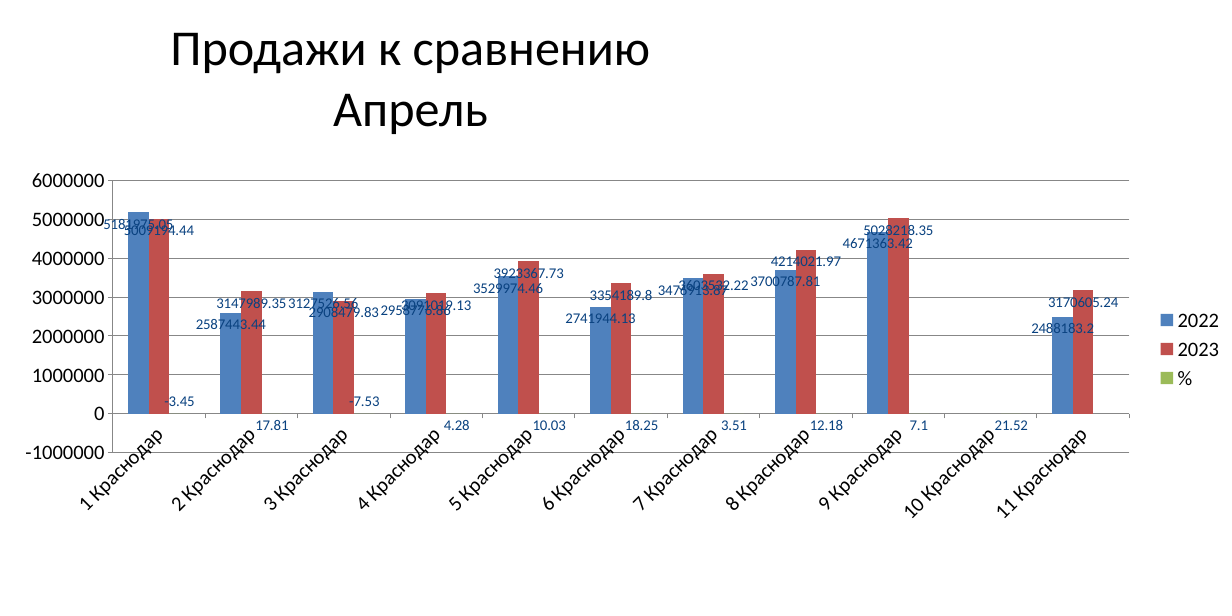
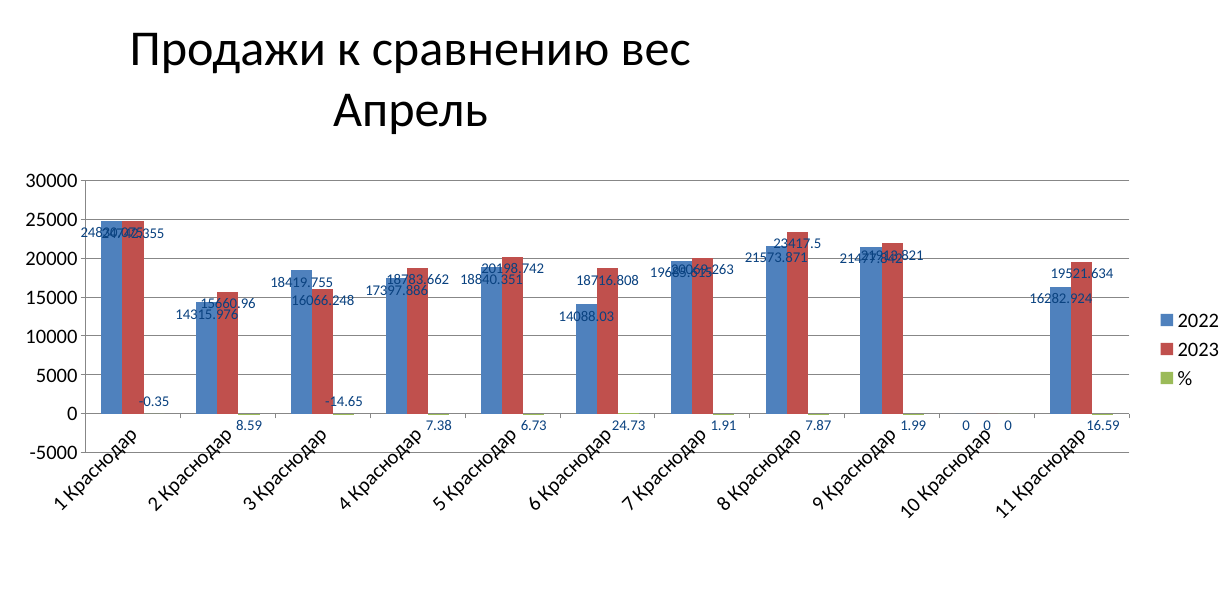
Before and after one commit to ArtemInkov/Analiz_LFL_Power_Point, a slide deck: slide 12 of chart-01.pptx (slide 5 before the commit). Drawn at 1232x616 pixels with LibreOffice and Linux fonts; fonts in the diff are those of the drawing. Boxes give left, top, right and bottom in pixels: in the first picture for what was removed or moved away, otherwise in the second. Text is boxed around its words. In the diff, an @@ line names an element or a change of style, - is before the commit and + after.

```diff
--- a/chart-01.pptx
+++ b/chart-01.pptx
@@ title at bbox=[130, 32, 691, 74]: text changed @@
-Продажи к сравнению
+Продажи к сравнению вес
@@ column chart at bbox=[1, 164, 1232, 534] @@
-2022: 5181975.05, 2587443.44, 3127526.56, 2958776.86, 3529974.46, 2741944.13, 3476913.87, 3700787.81, 4671363.42, -, 2488183.2
+2022: 24830.075, 14315.976, 18419.755, 17397.886, 18840.351, 14088.03, 19685.615, 21573.871, 21477.842, 0, 16282.924
-2023: 5009194.44, 3147989.35, 2908479.83, 3091019.13, 3923367.73, 3354189.8, 3603532.22, 4214021.97, 5028218.35, -, 3170605.24
+2023: 24742.355, 15660.96, 16066.248, 18783.662, 20198.742, 18716.808, 20069.263, 23417.5, 21913.821, 0, 19521.634
-%: -3.45, 17.81, -7.53, 4.28, 10.03, 18.25, 3.51, 12.18, 7.1, 21.52
+%: -0.35, 8.59, -14.65, 7.38, 6.73, 24.73, 1.91, 7.87, 1.99, 0, 16.59
```
Also in this commit, not shown: 6 other slides changed, 14 slides added, 6 other files.
